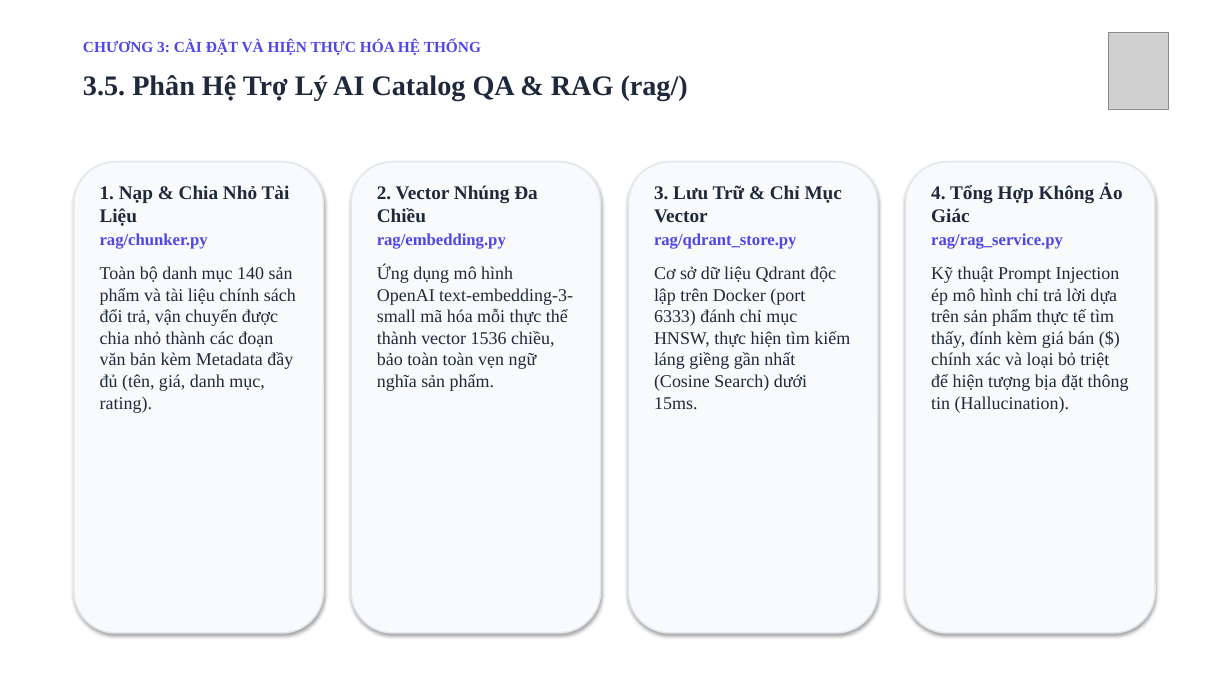
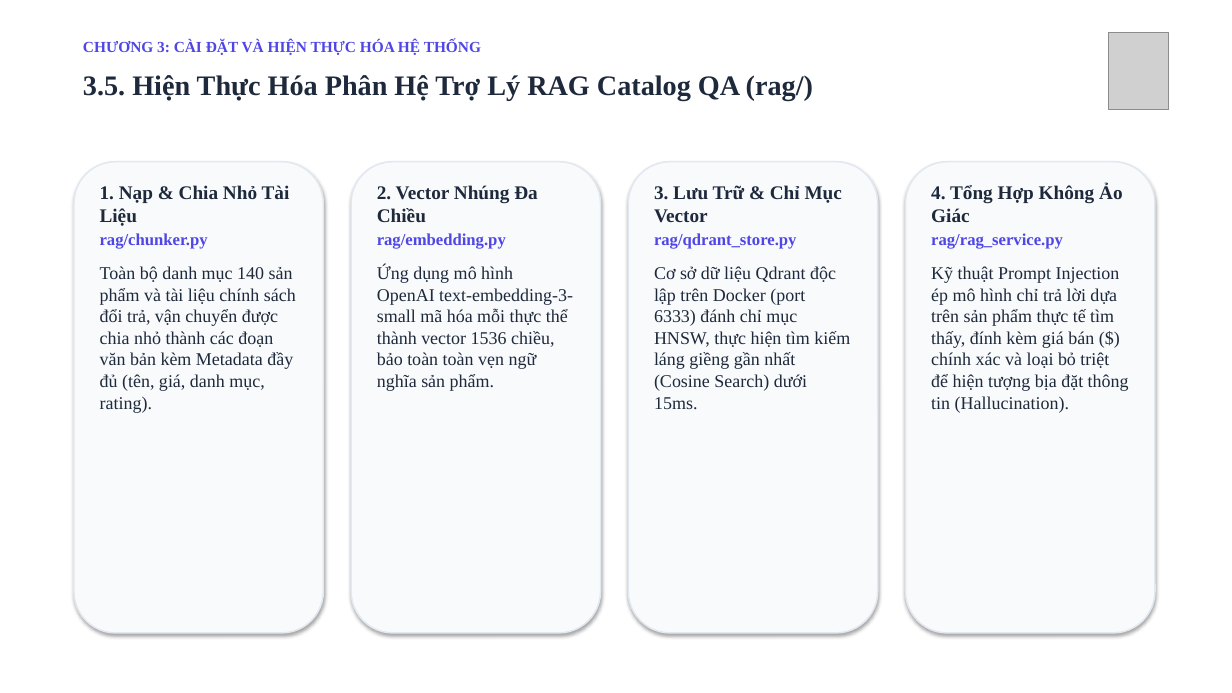
Before and after one commit to linhle100905/real-time-retail-analytics-platform, a slide deck: slide 14 of docs/Bao_Cao_Thuyet_Trinh_Do_An_Full.pptx (slide 8 before the commit). Drawn at 1232x693 pixels with LibreOffice and Linux fonts; fonts in the diff are those of the drawing; grey boxes stand for pictures. Boxes give left, top, right and bottom in pixels: in the first picture for what was removed or moved away, otherwise in the second. Text is boxed around its words. In the diff, an @@ line names an element or a change of style, - is before the commit and + after.

```diff
--- a/docs/Bao_Cao_Thuyet_Trinh_Do_An_Full.pptx
+++ b/docs/Bao_Cao_Thuyet_Trinh_Do_An_Full.pptx
@@ text at (83,75,813,100): text changed @@
-3.5. Phân Hệ Trợ Lý AI Catalog QA & RAG (rag/)
+3.5. Hiện Thực Hóa Phân Hệ Trợ Lý RAG Catalog QA (rag/)
```
Also in this commit, not shown: 4 other slides changed, 8 slides added, 2 slides removed.
